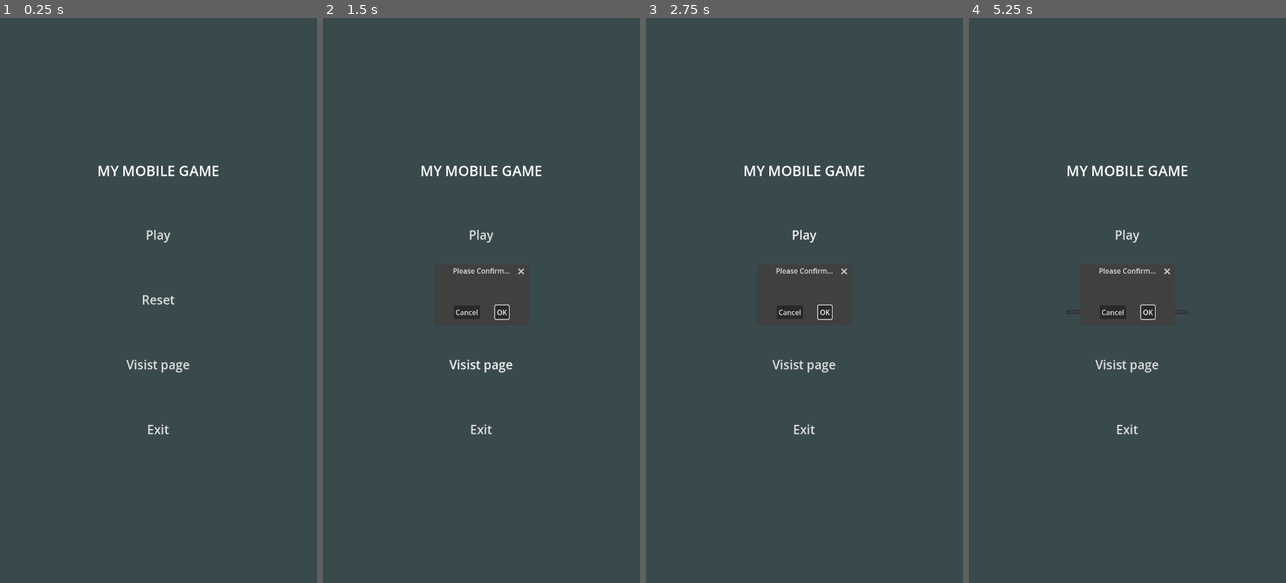
Above: before the commit, frames 1-4 (left to right).
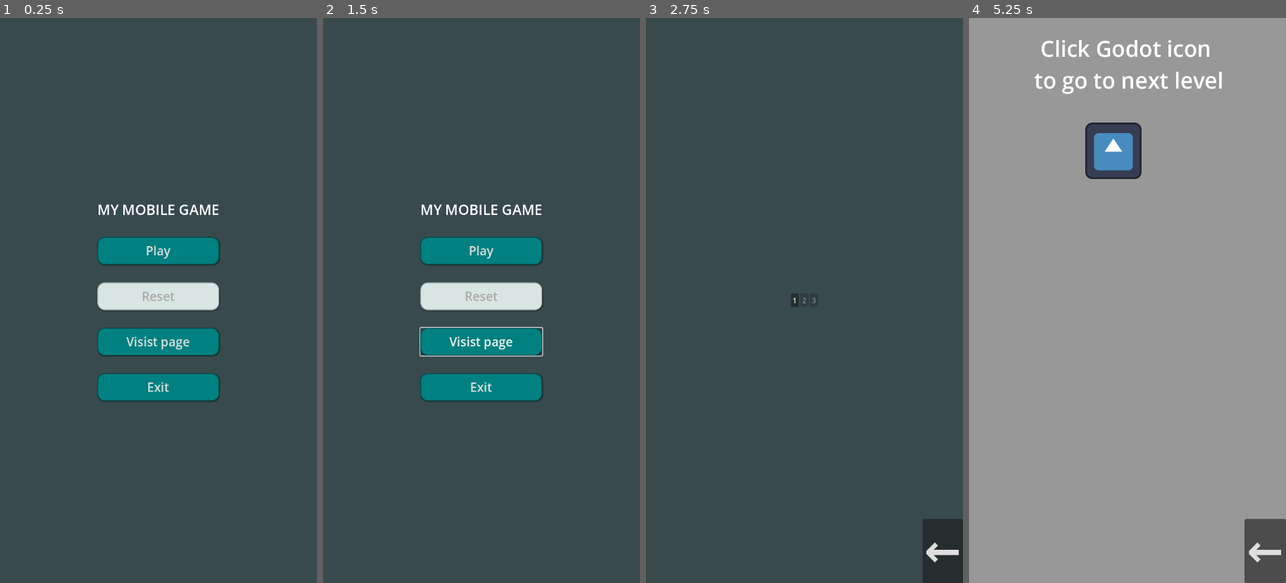
Above: after the commit, the same moments.

Repository: ConcreteBerryGames/GodotMobileBoilerplate
Game: Godot game, scene res://scenes/main_menu.tscn
Same seed, same stepped clock (60 frames per second), same inputs: the game is played once before the commit and once after it. The engine's default icon, where the game draws it, is replaced by a stand-in: a white triangle on a blue panel in a dark square.
Inputs (mouse positions are in pixels of both pictures, inside the frame that each line leads up to):
- Up to frame 1 (0.25 s): no input
- Up to frame 2 (1.5 s): click (481, 300) at 0.5 s, where only the run before the commit has a clickable "Reset"; click "Visist page" at 1.25 s
- Up to frame 3 (2.75 s): click "Play" at 2 s
- Up to frame 4 (5.25 s): click (1266, 549) at 2.75 s, where only the run after the commit has a clickable "←"; click "Play" at 3.5 s; click (1146, 311) at 4.25 s, where only the run before the commit has a clickable "OK"; click (1117, 300) at 5 s, where only the run after the commit has a clickable "1"

The runs differ from the first frame. In frame 1, 8.6% of the frame differs, in the area x 30-70%, y 26-74%; in frame 2, 9.1%; in frame 3, 2.5%; in frame 4, 98%, in the area x 0-100%, y 0-100%.

Commit message:
Style menu buttons

Diff:
--- /dev/null
+++ b/resources/themes/Menu.tres
@@ -0,0 +1,13 @@
+[gd_resource type="Theme" load_steps=4 format=3 uid="uid://c41eoeio42wgk"]
+
+[ext_resource type="StyleBox" uid="uid://cyk5iwmaijne5" path="res://resources/themes/MenuButtonActive.tres" id="1_4or45"]
+[ext_resource type="StyleBox" uid="uid://chwwr6lxh68sf" path="res://resources/themes/MenuButtonDisabled.tres" id="1_44jwx"]
+[ext_resource type="StyleBox" uid="uid://bamkgggq4ariq" path="res://resources/themes/MenuButtonPressed.tres" id="3_r0dwj"]
+
+[resource]
+default_font_size = 32
+Button/colors/font_disabled_color = Color(0.666667, 0.666667, 0.666667, 1)
+Button/styles/disabled = ExtResource("1_44jwx")
+Button/styles/hover = ExtResource("1_4or45")
+Button/styles/normal = ExtResource("1_4or45")
+Button/styles/pressed = ExtResource("3_r0dwj")
--- /dev/null
+++ b/resources/themes/MenuButtonActive.tres
@@ -0,0 +1,20 @@
+[gd_resource type="StyleBoxFlat" format=3 uid="uid://cyk5iwmaijne5"]
+
+[resource]
+content_margin_left = 24.0
+content_margin_top = 12.0
+content_margin_right = 24.0
+content_margin_bottom = 12.0
+bg_color = Color(0, 0.501961, 0.501961, 1)
+border_width_left = 2
+border_width_top = 2
+border_width_right = 2
+border_width_bottom = 2
+border_color = Color(0, 0.309804, 0.309804, 1)
+corner_radius_top_left = 16
+corner_radius_top_right = 16
+corner_radius_bottom_right = 16
+corner_radius_bottom_left = 16
+shadow_color = Color(0, 0, 0, 0.380392)
+shadow_size = 2
+shadow_offset = Vector2(1, 1)
--- /dev/null
+++ b/resources/themes/MenuButtonDisabled.tres
@@ -0,0 +1,20 @@
+[gd_resource type="StyleBoxFlat" format=3 uid="uid://chwwr6lxh68sf"]
+
+[resource]
+content_margin_left = 24.0
+content_margin_top = 12.0
+content_margin_right = 24.0
+content_margin_bottom = 12.0
+bg_color = Color(0.85098, 0.898039, 0.890196, 1)
+border_width_left = 2
+border_width_top = 2
+border_width_right = 2
+border_width_bottom = 2
+border_color = Color(0.6, 0.666667, 0.666667, 1)
+corner_radius_top_left = 16
+corner_radius_top_right = 16
+corner_radius_bottom_right = 16
+corner_radius_bottom_left = 16
+shadow_color = Color(0, 0, 0, 0.380392)
+shadow_size = 2
+shadow_offset = Vector2(1, 1)
--- /dev/null
+++ b/resources/themes/MenuButtonPressed.tres
@@ -0,0 +1,20 @@
+[gd_resource type="StyleBoxFlat" format=3 uid="uid://bamkgggq4ariq"]
+
+[resource]
+content_margin_left = 24.0
+content_margin_top = 12.0
+content_margin_right = 24.0
+content_margin_bottom = 12.0
+bg_color = Color(0, 0.501961, 0.501961, 1)
+border_width_left = 2
+border_width_top = 2
+border_width_right = 2
+border_width_bottom = 2
+border_color = Color(0, 0.309804, 0.309804, 1)
+corner_radius_top_left = 16
+corner_radius_top_right = 16
+corner_radius_bottom_right = 16
+corner_radius_bottom_left = 16
+shadow_color = Color(0, 0, 0, 0.380392)
+shadow_size = 2
+shadow_offset = Vector2(1, 1)
--- a/scenes/end.gd
+++ b/scenes/end.gd
@@ -1,5 +1,4 @@
 extends Control
-
 
 func _on_exit_pressed():
 	GameManager.exitGame()
--- a/scenes/level_1.tscn
+++ b/scenes/level_1.tscn
@@ -1,7 +1,7 @@
 [gd_scene load_steps=4 format=3 uid="uid://brmo5ptjsblg4"]
 
 [ext_resource type="PackedScene" uid="uid://dlyqio38o6mpw" path="res://scenes/level_ui.tscn" id="1_014kd"]
-[ext_resource type="Texture2D" uid="uid://df8cep6alyss3" path="res://graphics/bg.png" id="1_rus8k"]
+[ext_resource type="Texture2D" uid="uid://df8cep6alyss3" path="res://resources/graphics/bg.png" id="1_rus8k"]
 [ext_resource type="PackedScene" uid="uid://rn46p230ifda" path="res://scenes/complete_level.tscn" id="2_bswci"]
 
 [node name="Level_1" type="Node2D"]
--- a/scenes/level_2.tscn
+++ b/scenes/level_2.tscn
@@ -1,6 +1,6 @@
 [gd_scene load_steps=4 format=3 uid="uid://bwpkx70jc7hkb"]
 
-[ext_resource type="Texture2D" uid="uid://df8cep6alyss3" path="res://graphics/bg.png" id="1_pbc48"]
+[ext_resource type="Texture2D" uid="uid://df8cep6alyss3" path="res://resources/graphics/bg.png" id="1_pbc48"]
 [ext_resource type="PackedScene" uid="uid://dlyqio38o6mpw" path="res://scenes/level_ui.tscn" id="2_eqxsl"]
 [ext_resource type="PackedScene" uid="uid://rn46p230ifda" path="res://scenes/complete_level.tscn" id="3_b4j7a"]
 
--- a/scenes/level_3.tscn
+++ b/scenes/level_3.tscn
@@ -1,6 +1,6 @@
 [gd_scene load_steps=4 format=3 uid="uid://thvmdev6a06a"]
 
-[ext_resource type="Texture2D" uid="uid://df8cep6alyss3" path="res://graphics/bg.png" id="1_uwxec"]
+[ext_resource type="Texture2D" uid="uid://df8cep6alyss3" path="res://resources/graphics/bg.png" id="1_uwxec"]
 [ext_resource type="PackedScene" uid="uid://dlyqio38o6mpw" path="res://scenes/level_ui.tscn" id="2_1pn4d"]
 [ext_resource type="PackedScene" uid="uid://rn46p230ifda" path="res://scenes/complete_level.tscn" id="3_ah8om"]
 
--- a/scenes/main_menu.gd
+++ b/scenes/main_menu.gd
@@ -1,4 +1,6 @@
 extends Control
+
+@onready var reset_button = $CenterContainer/VBoxContainer/Reset
 
 func _on_play_pressed():
 	get_tree().change_scene_to_file("res://scenes/level_select.tscn")
@@ -13,6 +15,7 @@
 
 func _on_reset_confirmation_dialog_confirmed():
 	GameManager.reset_progress()
+	reset_button.disabled = true
 
 
 func _on_exit_pressed():
@@ -21,3 +24,7 @@
 
 func _on_exit_confirmation_dialog_confirmed():
 	GameManager.exitGame()
+
+func _ready():
+	print(GameManager.current_level)
+	reset_button.disabled = GameManager.current_level == 1
--- a/scenes/main_menu.tscn
+++ b/scenes/main_menu.tscn
@@ -1,5 +1,6 @@
-[gd_scene load_steps=2 format=3 uid="uid://cqkvcpjiwp2bi"]
+[gd_scene load_steps=3 format=3 uid="uid://cqkvcpjiwp2bi"]
 
+[ext_resource type="Theme" uid="uid://c41eoeio42wgk" path="res://resources/themes/Menu.tres" id="1_ekxnf"]
 [ext_resource type="Script" uid="uid://i3gjvseefs5r" path="res://scenes/main_menu.gd" id="1_l6cm7"]
 
 [node name="Control" type="Control"]
@@ -9,6 +10,7 @@
 anchor_bottom = 1.0
 grow_horizontal = 2
 grow_vertical = 2
+theme = ExtResource("1_ekxnf")
 script = ExtResource("1_l6cm7")
 
 [node name="Background" type="ColorRect" parent="."]
@@ -30,7 +32,7 @@
 
 [node name="VBoxContainer" type="VBoxContainer" parent="CenterContainer"]
 layout_mode = 2
-theme_override_constants/separation = 100
+theme_override_constants/separation = 40
 
 [node name="Title" type="Label" parent="CenterContainer/VBoxContainer"]
 layout_mode = 2
@@ -39,22 +41,22 @@
 text = "MY MOBILE GAME"
 horizontal_alignment = 1
 
-[node name="Play" type="MenuButton" parent="CenterContainer/VBoxContainer"]
+[node name="Play" type="Button" parent="CenterContainer/VBoxContainer"]
 layout_mode = 2
 theme_override_font_sizes/font_size = 28
 text = "Play"
 
-[node name="Reset" type="MenuButton" parent="CenterContainer/VBoxContainer"]
+[node name="Reset" type="Button" parent="CenterContainer/VBoxContainer"]
 layout_mode = 2
 theme_override_font_sizes/font_size = 28
 text = "Reset"
 
-[node name="Visit" type="MenuButton" parent="CenterContainer/VBoxContainer"]
+[node name="Visit" type="Button" parent="CenterContainer/VBoxContainer"]
 layout_mode = 2
 theme_override_font_sizes/font_size = 28
 text = "Visist page"
 
-[node name="Exit" type="MenuButton" parent="CenterContainer/VBoxContainer"]
+[node name="Exit" type="Button" parent="CenterContainer/VBoxContainer"]
 layout_mode = 2
 theme_override_font_sizes/font_size = 28
 text = "Exit"
Renamed: graphics/bg.png -> resources/graphics/bg.png
Not shown, changed: resources/graphics/bg.png.import
